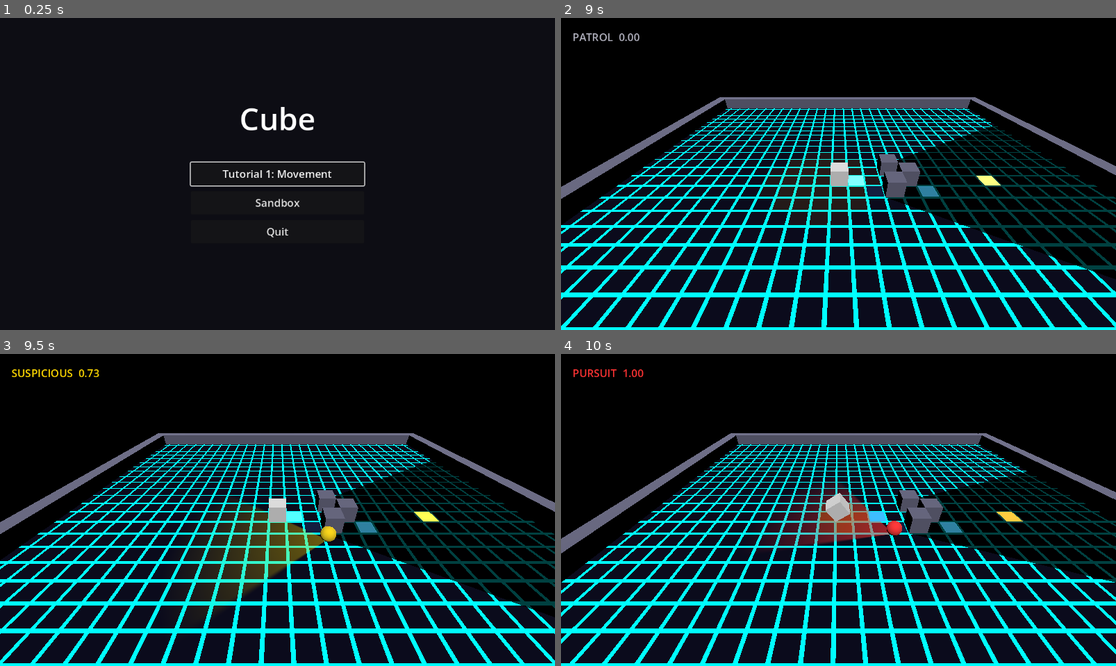
Above: before the commit, frames 1-4 (two rows, left to right).
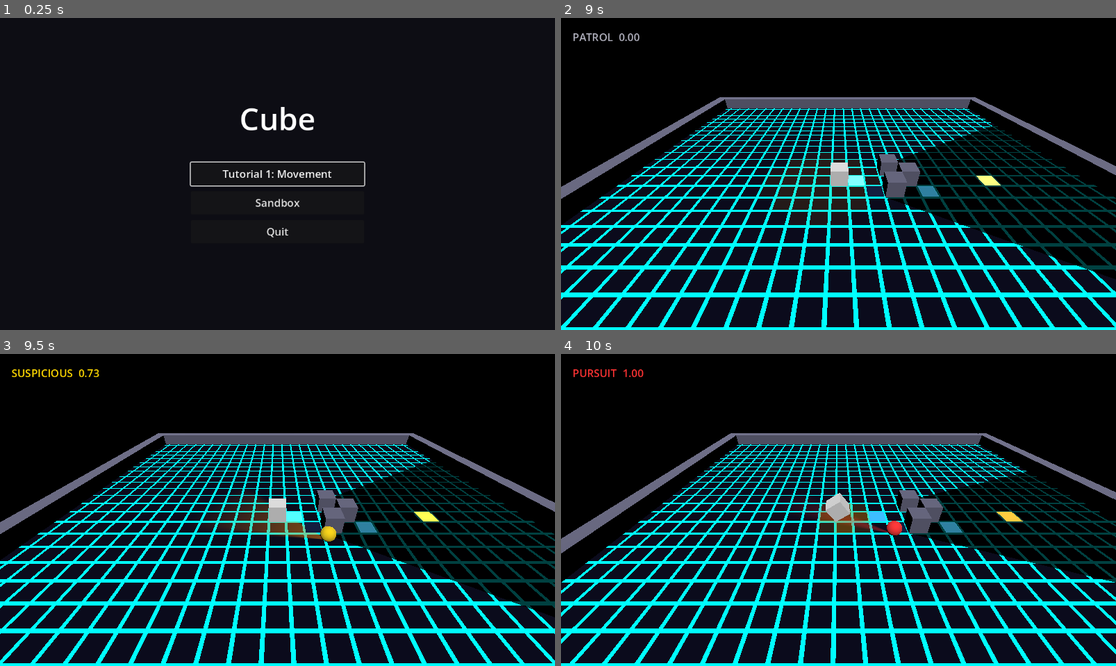
Above: after the commit, the same moments.

Repository: StevenLong/cube
Game: Godot game, scene res://main_menu.tscn
The game is run twice, just before and just after one commit, with the same random seed, the same clock (stepped at 60 frames per second) and the same inputs.
Inputs:
- Up to frame 1 (0.25 s): no input
- Up to frame 2 (9 s): click "Sandbox" at 0.5 s; tap Enter at 1.25, 3.5 s; hold Right (move_right) 1.28-2.03 s; hold V (blend) 1.28-2.03 s; hold C (extend_depth_back) 2.03-2.78 s; tap V (blend) at 2.1, 3.8, 4.55, 5.3, 6.05, 6.6, 8.3 s; tap Space (dodge) at 2.75, 4.25 s; hold Right (move_right) 2.78-3.53 s; hold V (blend) 2.78-3.53 s; tap F (camera_tilt_down) at 2.85, 8.1 s; hold Q (extend_depth_fwd) 3.53-4.28 s; tap R (camera_tilt_up) at 3.6, 8.85 s; hold Space (dodge) 4.28-5.03 s; hold Left (move_left) 4.28-5.78 s; tap E (extend) at 5.1 s; hold C (extend_depth_back) 5.78-6.53 s; hold Shift (sprint) 5.78-6.53 s; hold Right (move_right) 6.53-7.28 s; hold Q (extend_depth_fwd) 7.28-8.03 s; hold V (blend) 7.28-8.03 s; hold Right (move_right) 8.03-8.78 s; hold C (extend_depth_back) from 8.78 s (still down); hold V (blend) from 8.78 s (still down)
- Up to frame 3 (9.5 s): keep holding C (extend_depth_back); keep holding V (blend)
- Up to frame 4 (10 s): release C (extend_depth_back) at 9.53 s; release V (blend) at 9.53 s; hold Left (move_left) from 9.53 s (still down); tap Space (dodge) at 9.6 s; tap V (blend) at 9.8 s

Frames 1-2 are identical in both runs. In frame 3, 3.1% of the frame differs, in the area x 37-59%, y 45-81%; in frame 4, 2.3%.

Commit message:
Focusing cone: detection-driven narrowing, colour ramp, and aim
The vision cone now reads off _detection: it narrows from the patrol sweep
toward a tight beam, ramps grey->yellow->red, and aims at the suspect as
detection rises (the beam doubles as a last-known marker). INVESTIGATE opens
to a 360 search sweep. Pure uniform changes, no shader edit.

Diff:
--- a/enemy_sphere.gd
+++ b/enemy_sphere.gd
@@ -47,6 +47,13 @@
 const DETECT_ALERT_FILL_MULT := 1.5  # faster fill when already alert
 const DETECT_NOISE_SEED := 0.5       # heard noise seeds detection here, then drains
 const DEBUG_DETECTION := true        # temporary on-screen _detection readout; remove with the focusing-cone task
+
+# Focusing cone (reads _detection). The cone narrows, colour-ramps, and aims at
+# the suspect as detection rises; INVESTIGATE opens to a 360 search sweep.
+const CONE_FOCUS_COS := 0.97         # half-angle cos when fully locked (~14 deg)
+const CONE_PATROL_ALPHA := 0.2       # cone opacity at detection 0
+const CONE_LOCKED_ALPHA := 0.6       # cone opacity at detection 1
+const CONE_SEARCH_ALPHA := 0.5       # 360 sweep opacity in INVESTIGATE
 
 enum State { PATROL, SUSPICIOUS, INVESTIGATE, PURSUIT }
 
@@ -423,24 +430,44 @@
 	var dir_2d := Vector2(1.0, 0.0)
 	if fl > 0.0001:
 		dir_2d = Vector2(forward.x / fl, forward.z / fl)
-	var col := _state_color()
-	# INVESTIGATE renders as a full circle (active 360° scan); other states use
-	# the forward cone. -1.0 makes the shader's dot test always pass.
-	var half_angle_cos := -1.0 if _state == State.INVESTIGATE else VIEW_CONE_COS
 	_ground_material.set_shader_parameter("cone_origin", Vector2(position.x, position.z))
-	_ground_material.set_shader_parameter("cone_dir", dir_2d)
-	_ground_material.set_shader_parameter("cone_half_angle_cos", half_angle_cos)
 	_ground_material.set_shader_parameter("cone_radius", VIEW_RADIUS)
-	_ground_material.set_shader_parameter("cone_color", Vector3(col.r, col.g, col.b))
-	_ground_material.set_shader_parameter("cone_alpha", _state_cone_alpha() * _visibility_alpha)
-
-
-func _state_cone_alpha() -> float:
-	match _state:
-		State.SUSPICIOUS: return 0.4
-		State.INVESTIGATE: return 0.5
-		State.PURSUIT: return 0.6
-		_: return 0.2
+
+	if _state == State.INVESTIGATE:
+		# Lost the thread: full 360 search sweep. -1.0 makes the shader's dot test
+		# always pass.
+		_ground_material.set_shader_parameter("cone_dir", dir_2d)
+		_ground_material.set_shader_parameter("cone_half_angle_cos", -1.0)
+		_ground_material.set_shader_parameter("cone_color", _color_to_vec3(COLOR_INVESTIGATE))
+		_ground_material.set_shader_parameter("cone_alpha", CONE_SEARCH_ALPHA * _visibility_alpha)
+		return
+
+	# Visual ladder: the cone is the detection fill. As _detection rises it
+	# narrows toward a tight beam, ramps grey -> yellow -> red, and aims at the
+	# suspect so the narrowing beam keeps the target lit (and marks last-known).
+	var aim := dir_2d
+	var to_suspect := Vector2(_last_seen_pos.x - position.x, _last_seen_pos.z - position.z)
+	if _detection > 0.001 and to_suspect.length() > 0.05:
+		var blended := dir_2d.lerp(to_suspect.normalized(), _detection)
+		if blended.length() > 0.01:
+			aim = blended.normalized()
+	var half_cos := lerpf(VIEW_CONE_COS, CONE_FOCUS_COS, _detection)
+	var col := _detection_color(_detection)
+	var alpha := lerpf(CONE_PATROL_ALPHA, CONE_LOCKED_ALPHA, _detection)
+	_ground_material.set_shader_parameter("cone_dir", aim)
+	_ground_material.set_shader_parameter("cone_half_angle_cos", half_cos)
+	_ground_material.set_shader_parameter("cone_color", _color_to_vec3(col))
+	_ground_material.set_shader_parameter("cone_alpha", alpha * _visibility_alpha)
+
+
+func _detection_color(d: float) -> Color:
+	if d < 0.5:
+		return COLOR_PATROL.lerp(COLOR_SUSPICIOUS, d / 0.5)
+	return COLOR_SUSPICIOUS.lerp(COLOR_PURSUIT, (d - 0.5) / 0.5)
+
+
+func _color_to_vec3(c: Color) -> Vector3:
+	return Vector3(c.r, c.g, c.b)
 
 
 func _build_nav_grid() -> void:
